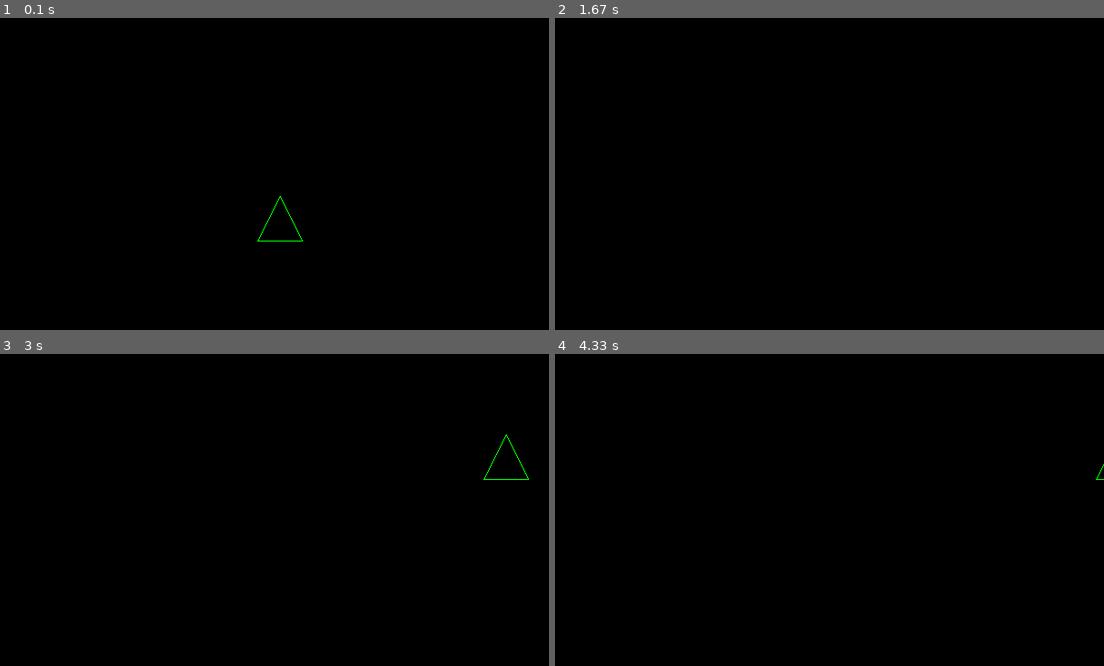
Above: before the commit, frames 1-4 (two rows, left to right).
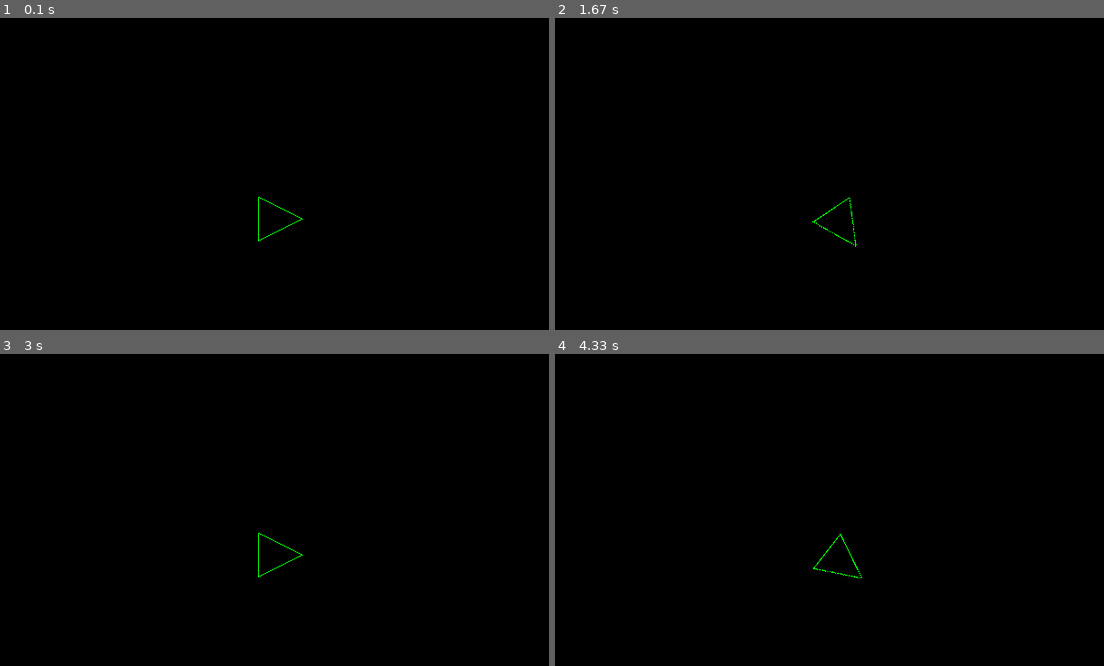
Above: after the commit, the same moments.

Repository: kosmogen/pygame_asteroids
Game: pygame game, started from asteroids.py
The game is run twice, just before and just after one commit, with the same random seed, the same clock (stepped at 60 frames per second) and the same inputs.
Inputs:
- Up to frame 1 (0.1 s): no input
- Up to frame 2 (1.67 s): hold Right 0.33-0.8 s; hold Up 0.83-1.13 s; hold Right 1.17-1.63 s
- Up to frame 3 (3 s): hold Left 1.67-2.2 s; hold Down 2.23-2.53 s; hold Left 2.57-2.97 s
- Up to frame 4 (4.33 s): hold Right 3.4-4.03 s

The runs differ from the first frame. In frame 1, 0.1% of the frame differs, in the area x 46-56%, y 57-72%; in frame 2, less than 0.1%; in frame 3, 0.1%, in the area x 47-97%, y 25-72%; in frame 4, less than 0.1%.

Commit message:
Got rotation of the ship sprite working!

Diff:
--- a/Ship.py
+++ b/Ship.py
@@ -7,45 +7,59 @@
         super().__init__()
         self.image = pygame.Surface([50, 50])
         self.image.fill((0, 0, 0))
-        pygame.draw.line(self.image, (0, 255, 0), (0, 50), (25, 0))
-        pygame.draw.line(self.image, (0, 255, 0), (25, 0), (50, 50))
-        pygame.draw.line(self.image, (0, 255, 0), (49, 49), (0, 49))
-        self.rect = self.image.get_rect()
-        self.rect.move_ip(screen_width/2, screen_height/2)
+        pygame.draw.line(self.image, (0, 255, 0), (1, 1), (49, 25))
+        pygame.draw.line(self.image, (0, 255, 0), (49, 25), (1, 49))
+        pygame.draw.line(self.image, (0, 255, 0), (1, 1), (1, 49))
+
+        self.x_pos = screen_width/2
+        self.y_pos = screen_height/2
         self.y_velocity = 0
         self.x_velocity = 0
+        self.angle = 0
         self.screen_width = screen_width
         self.screen_height = screen_height
+        self.display_image = pygame.transform.rotate(self.image, self.angle)
+
+        self.rect = self.display_image.get_rect()
 
     def draw(self, surface):
-        surface.blit(self.image, self.rect)
+        surface.blit(self.display_image, (self.x_pos, self.y_pos))
 
     def update_keys(self):
         pressed_keys = pygame.key.get_pressed()
 
         # Update velocity and atitude from keypresses
         if pressed_keys[K_UP]:
-            self.y_velocity = self.y_velocity - 0.5
+            # self.y_velocity = self.y_velocity - 0.5
+            pass
         if pressed_keys[K_DOWN]:
-            self.y_velocity = self.y_velocity + 0.5
+            # self.y_velocity = self.y_velocity + 0.5
+            pass
         if pressed_keys[K_LEFT]:
-            self.x_velocity = self.x_velocity - 0.5
+            # self.x_velocity = self.x_velocity - 0.5
+            self.angle = self.angle + 1
+            self.display_image = pygame.transform.rotate(self.image, self.angle)
+            self.rect = self.display_image.get_rect()
         if pressed_keys[K_RIGHT]:
-            self.x_velocity = self.x_velocity + 0.5
+            # self.x_velocity = self.x_velocity + 0.5
+            self.angle = self.angle - 1
+            self.display_image = pygame.transform.rotate(self.image, self.angle)
+            self.rect = self.display_image.get_rect()
 
     def update_sprite(self):
         # Update sprite position
-        self.rect.move_ip(self.x_velocity, self.y_velocity)
+        self.x_pos = self.x_pos + self.x_velocity
+        self.y_pos = self.y_pos + self.y_velocity
 
         # Make sure the ship wraps around when it reaches the edge of the screen
         if self.x_velocity > 0 and self.rect.left > self.screen_width:
-            self.rect.move_ip(-self.screen_width, 0)
+            self.x_pos = self.x_pos - self.screen_width
 
         if self.x_velocity < 0 and self.rect.right < 0:
-            self.rect.move_ip(self.screen_width, 0)
+            self.x_pos = self.x_pos + self.screen_width
 
         if self.y_velocity > 0 and self.rect.bottom > self.screen_height:
-            self.rect.move_ip(0, -self.screen_width)
+            self.y_pos = self.y_pos - self.screen_height
 
         if self.y_velocity < 0 and self.rect.top < 0:
-            self.rect.move_ip(0, self.screen_width)
+            self.y_pos = self.y_pos + self.screen_height
--- a/asteroids.py
+++ b/asteroids.py
@@ -5,10 +5,13 @@
 from Ship import Ship
 
 if __name__ == '__main__':
+    FPS = 60
+    WINDOW_RES = (640, 480)
+    BG_COLOR = (0, 0, 0) # RGB for black
+
     pygame.init()
-    FPS = 60
     FramePerSec = pygame.time.Clock()
-    DISPLAYSURF = pygame.display.set_mode((640, 480))
+    DISPLAYSURF = pygame.display.set_mode(WINDOW_RES)
 
     # fixed sprites
     player_ship = Ship(640, 480)
@@ -26,7 +29,7 @@
 
         # Draw sprites
         player_ship.update_sprite()
-        DISPLAYSURF.fill((0, 0, 0))
+        DISPLAYSURF.fill(BG_COLOR)
         player_ship.draw(DISPLAYSURF)
 
         pygame.display.update()
